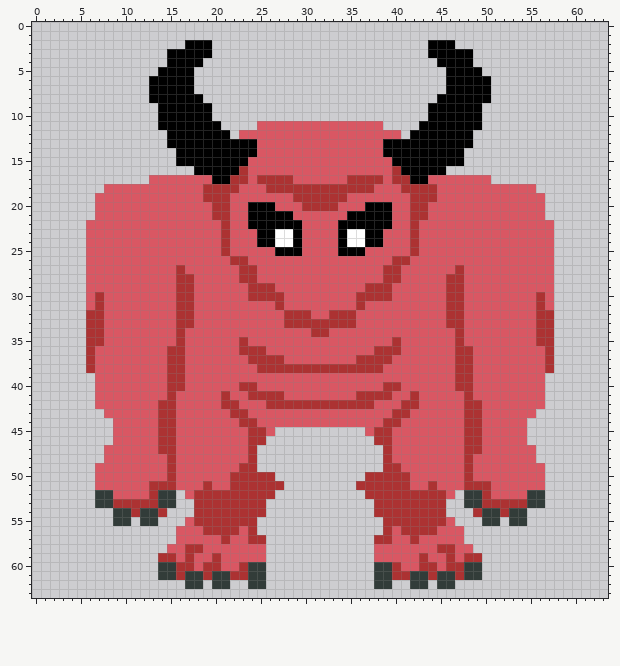
Two versions of one pixel-art sprite, Allies/boss_monster.png. The picture above was drawn from the file before the commit.
The file is 64x64 pixels.
New version:
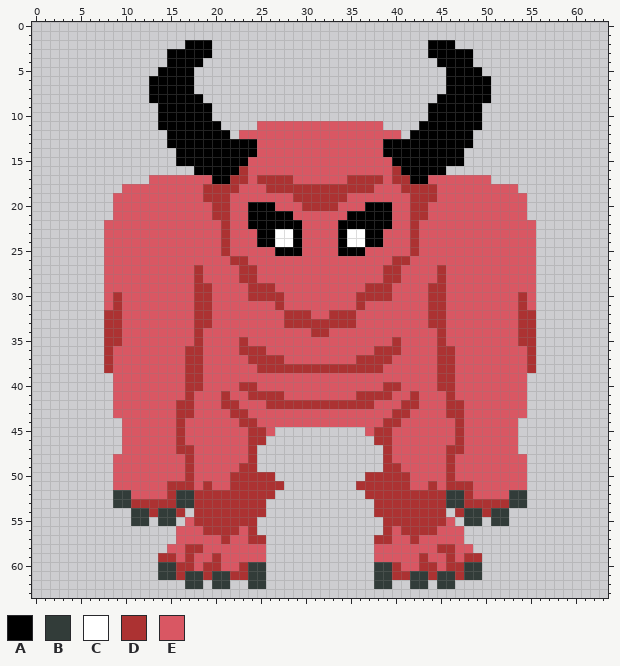
Palette (. is transparent): A #000000  B #323c39  C #ffffff  D #ac3232  E #d95763
Author's note on the commit: Adjusted boss sprite and layering.
From old to new:
y 18: x 8..9 EE -> ..; x 54..55 EE -> ..
y 19..21: x 7..8 EE -> ..; x 55..56 EE -> ..
y 22..26: x 6..7 EE -> ..; x 56..57 EE -> ..
y 27: x 6..7 EE -> ..; x 16 D -> E; x 18 E -> D; x 45 E -> D; x 47 D -> E; x 56..57 EE -> ..
y 28: x 6..7 EE -> ..; x 16..18 DDE -> EED; x 45..47 EDD -> DEE; x 56..57 EE -> ..
y 29: x 6..7 EE -> ..; x 16..19 DDEE -> EEDD; x 44..47 EEDD -> DDEE; x 56..57 EE -> ..
y 30..31: x 6..7 ED -> ..; x 9 E -> D; x 16..19 DDEE -> EEDD; x 44..47 EEDD -> DDEE; x 54 E -> D; x 56..57 DE -> ..
y 32..33: x 6..9 DDEE -> ..DD; x 16..19 DDEE -> EEDD; x 44..47 EEDD -> DDEE; x 54..57 EEDD -> DD..
y 34..35: x 6..9 DDEE -> ..DD; x 16 D -> E; x 18 E -> D; x 45 E -> D; x 47 D -> E; x 54..57 EEDD -> DD..
y 36..38: x 6..8 DEE -> ..D; x 15..18 DDEE -> EEDD; x 45..48 EEDD -> DDEE; x 55..57 EED -> D..
y 39..40: x 7..8 EE -> ..; x 15..18 DDEE -> EEDD; x 45..48 EEDD -> DDEE; x 55..56 EE -> ..
y 41: x 7..8 EE -> ..; x 15 D -> E; x 17 E -> D; x 46 E -> D; x 48 D -> E; x 55..56 EE -> ..
y 42: x 7..8 EE -> ..; x 14..17 DDEE -> EEDD; x 46..49 EEDD -> DDEE; x 55..56 EE -> ..
y 43: x 8 E -> .; x 14..17 DDEE -> EEDD; x 46..49 EEDD -> DDEE; x 55 E -> .
y 44..46: x 9 E -> .; x 14..16 DDE -> EED; x 47..49 EDD -> DEE; x 54 E -> .
y 47: x 8..9 EE -> ..; x 14..17 DDEE -> EEDD; x 46..49 EEDD -> DDEE; x 54..55 EE -> ..
y 48: x 8 E -> .; x 15 D -> E; x 17 E -> D; x 46 E -> D; x 48 D -> E; x 55 E -> .
y 49..50: x 7..8 EE -> ..; x 15 D -> E; x 17 E -> D; x 46 E -> D; x 48 D -> E; x 55..56 EE -> ..
y 51: x 7..8 EE -> ..; x 13..14 DD -> EE; x 16..17 EE -> DD; x 46..47 EE -> DD; x 49..50 DD -> EE; x 55..56 EE -> ..
y 52: x 7..10 BBEE -> ..BB; x 13..17 DBB.E -> EEDBB; x 46..50 E.BBD -> BBDEE; x 53..56 EEBB -> BB..
y 53: x 7..10 BBDD -> ..BB; x 14..17 BB.. -> DDBB; x 46..49 ..BB -> BBDD; x 53..56 DDBB -> BB..
y 54: x 9..11 BBD -> ..B; x 13..16 BD.. -> DBBD; x 47..50 ..DB -> DBBD; x 52..54 DBB -> B..
y 55: x 9..11 BB. -> ..B; x 13..15 B.. -> .BB; x 48..50 ..B -> BB.; x 52..54 .BB -> B..
Boxes around the changes in both pictures, in picture pixels (x1, y1, x2, y2):
changed: (86, 184, 212, 526)
changed: (428, 184, 554, 526)
